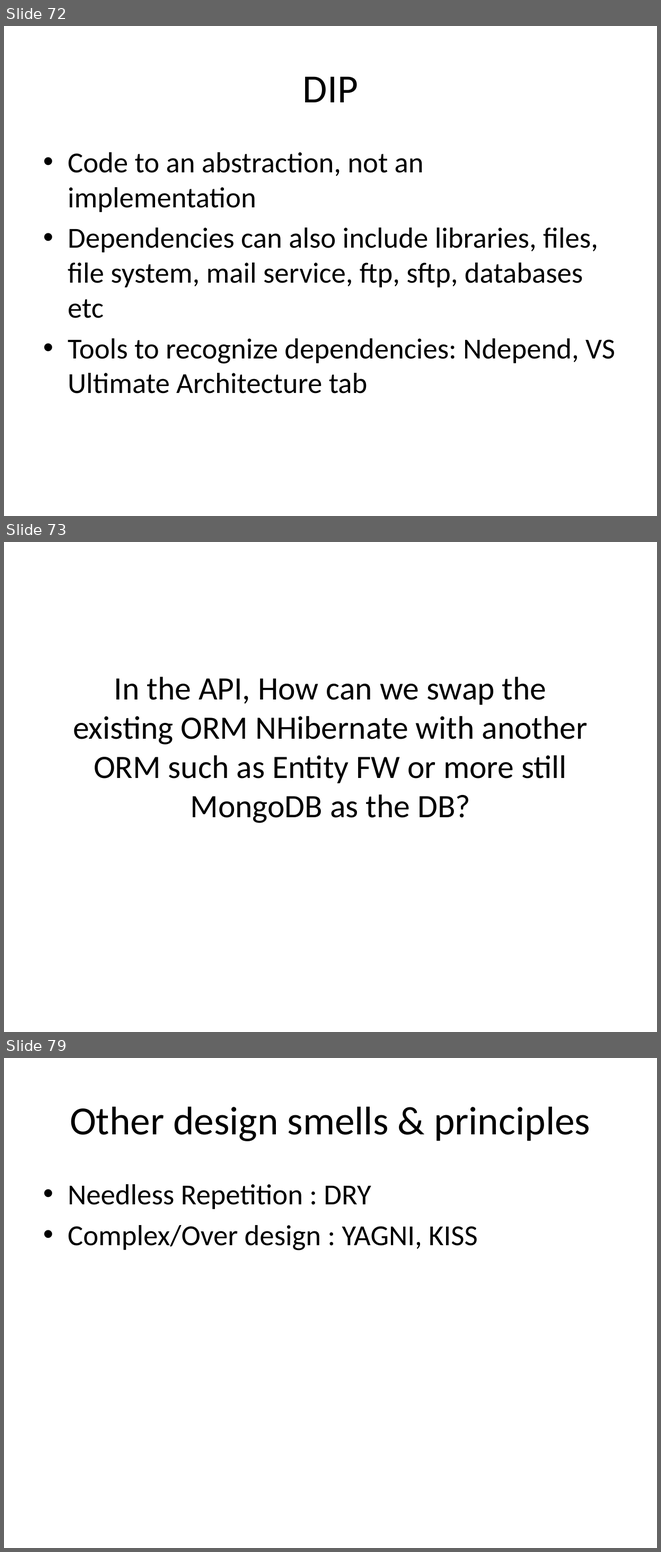
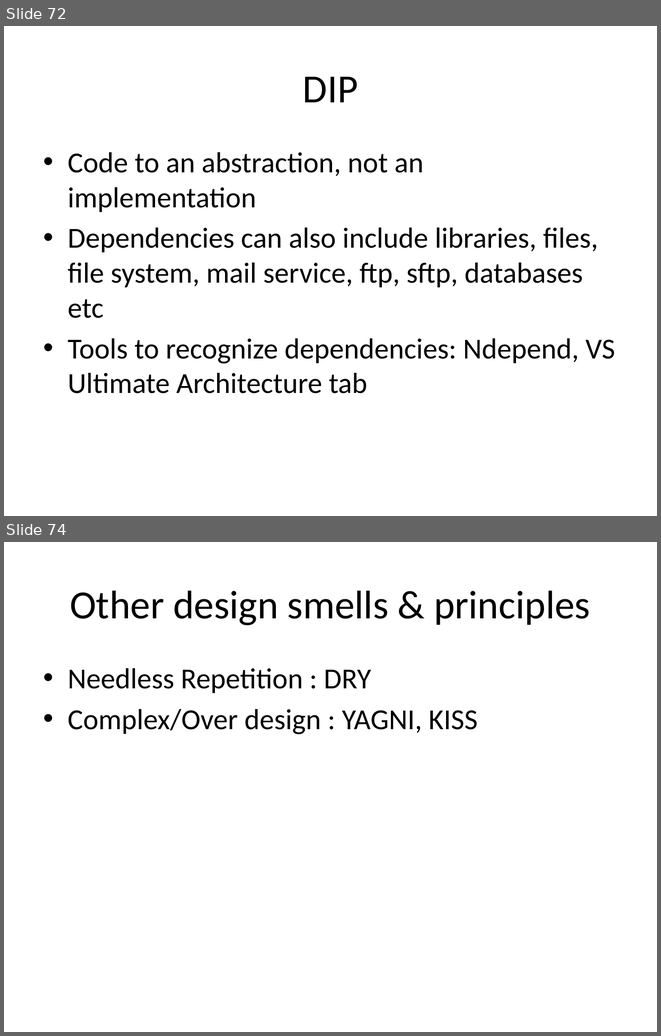
Before and after one commit to Mohamedsaied8/EmbeddedCppDiploma, a slide deck: cpp/slides/session10/SOLID Principles of OOD v2.pptx. Shown one above the other, each under a label of ours: slides 72, 73 and 79 before the commit, slides 72 and 74 after it; the slides between them are not shown. The pictures are 661x1552 and 661x1036 pixels, drawn with LibreOffice and Linux fonts; fonts in the diff are those of the drawing. Boxes give left, top, right and bottom in pixels: in the first picture for what was removed or moved away, otherwise in the second. Text is boxed around its words. In the diff, an @@ line names an element or a change of style, - is before the commit and + after.

```diff
--- a/cpp/slides/session10/SOLID Principles of OOD v2.pptx
+++ b/cpp/slides/session10/SOLID Principles of OOD v2.pptx
@@ slide 73 removed at box(4, 542, 657, 1032), background #FFFFFF @@
@@ title removed at box(73, 677, 588, 823) @@
-In the API, How can we swap the
-existing ORM NHibernate with another ORM such as Entity FW or more still MongoDB as the DB?
@@ what was slide 79 is now slide 74 @@
```
Also in this commit, not shown: 6 other slides removed, 2 other files.
